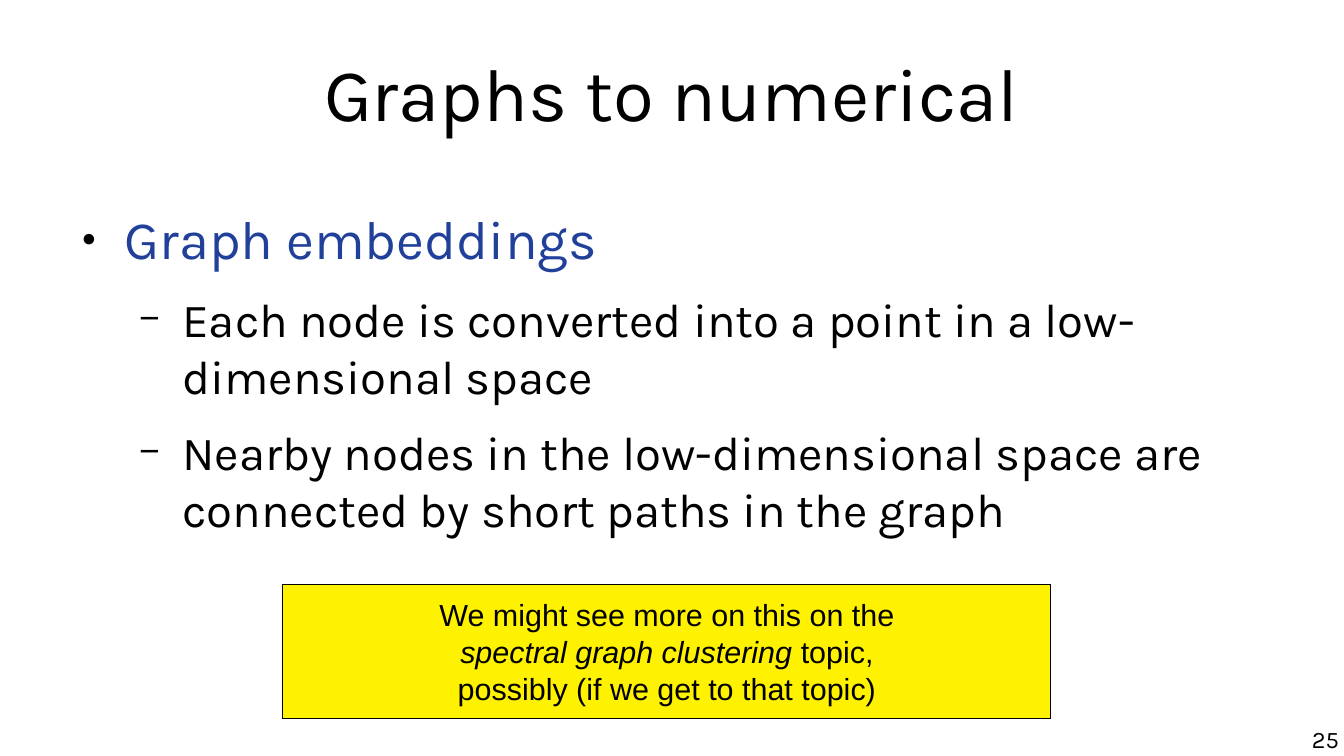
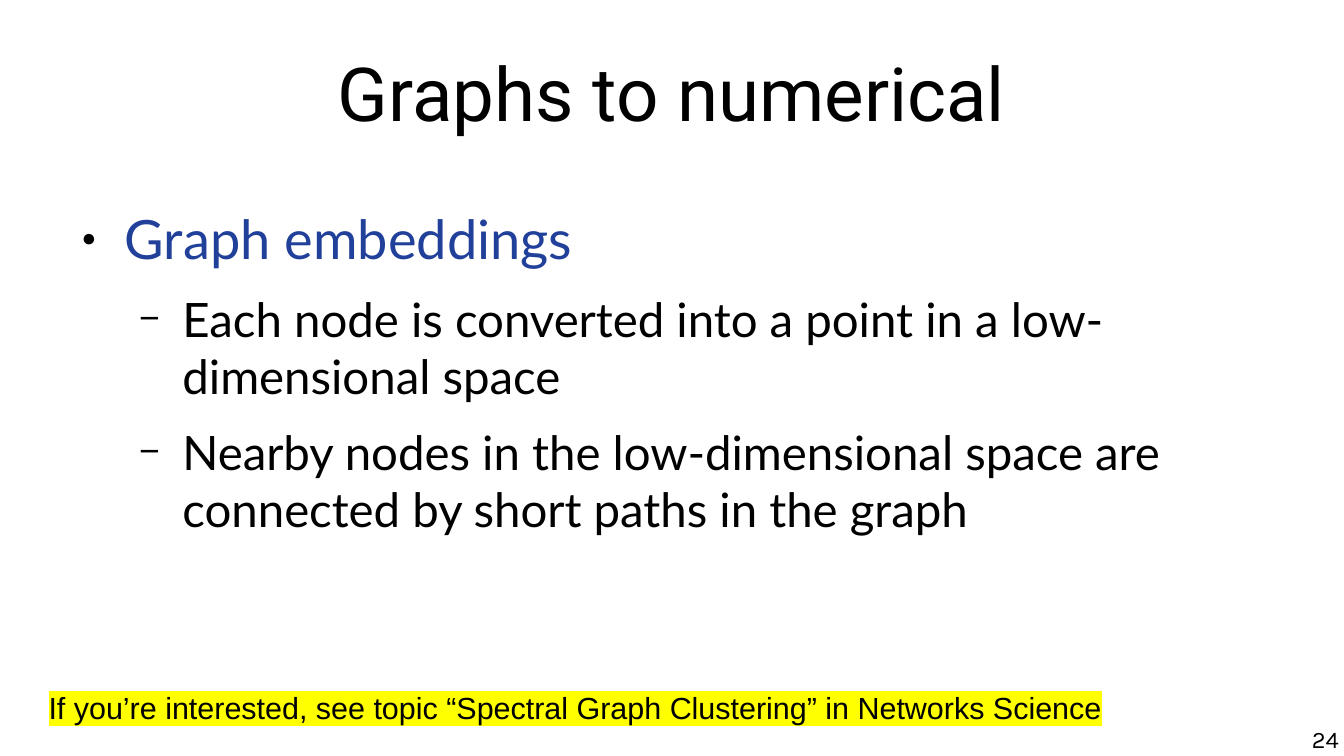
Before and after one commit to marco-calautti/data-mining-course, a slide deck: slide 24 of theory/odp/tt03_data_types.odp (slide 25 before the commit). Drawn at 1344x756 pixels with LibreOffice and Linux fonts; fonts in the diff are those of the drawing. Boxes give left, top, right and bottom in pixels: in the first picture for what was removed or moved away, otherwise in the second. Text is boxed around its words. In the diff, an @@ line names an element or a change of style, - is before the commit and + after.

```diff
--- a/theory/odp/tt03_data_types.odp
+++ b/theory/odp/tt03_data_types.odp
@@ title "Graphs to numerical" at [338,65,1005,136]: font Karla to Roboto @@
@@ text "Graph embeddings" at [125,219,1160,536]: font Karla to Lato @@
@@ rectangle removed at [283,584,1051,718] @@
-We might see more on this on the
-spectral graph clustering topic,
-possibly (if we get to that topic)
@@ text added at [49,697,1101,725], 18 pt, text #000000 @@
+If you’re interested, see topic “Spectral Graph Clustering” in Networks Science
@@ page number at [1312,733,1339,748]: text changed @@
-25
+24
```
Also in this commit, not shown: 25 other slides changed, 1 slide added, 2 slides removed, 5 other files.
